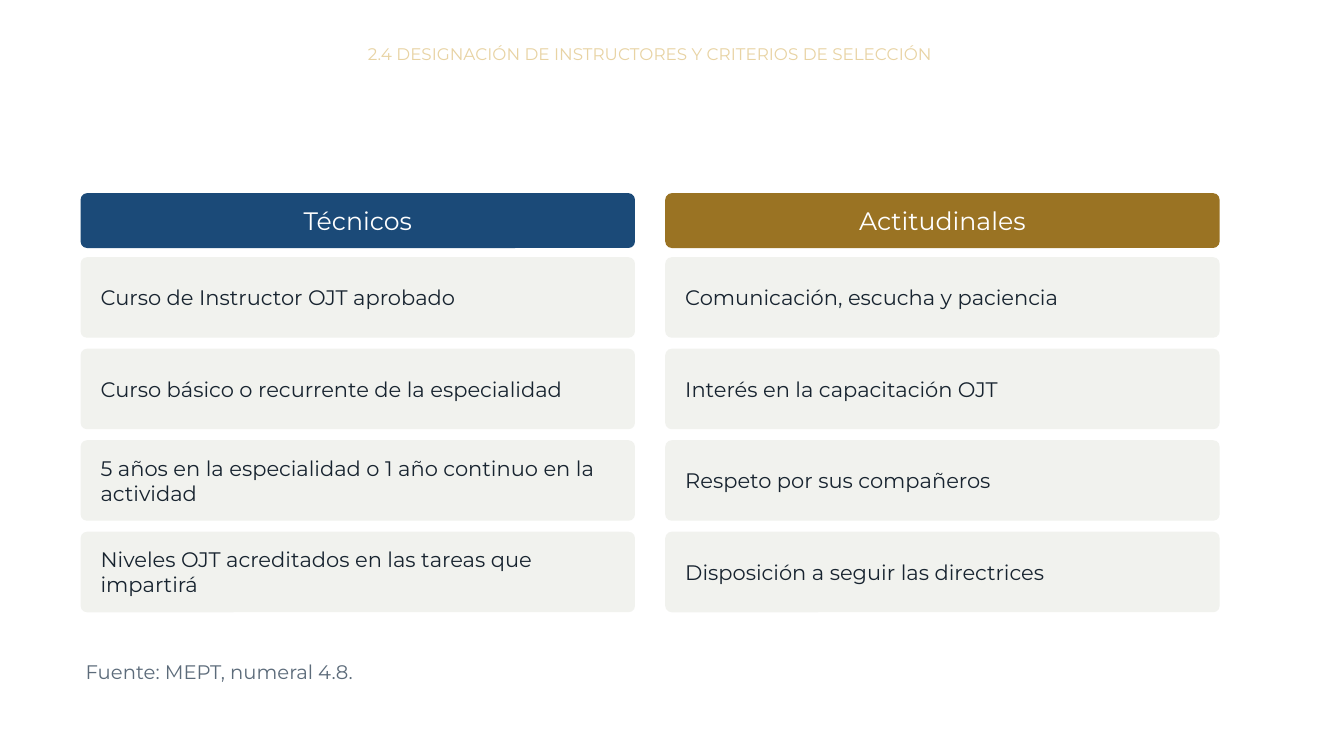
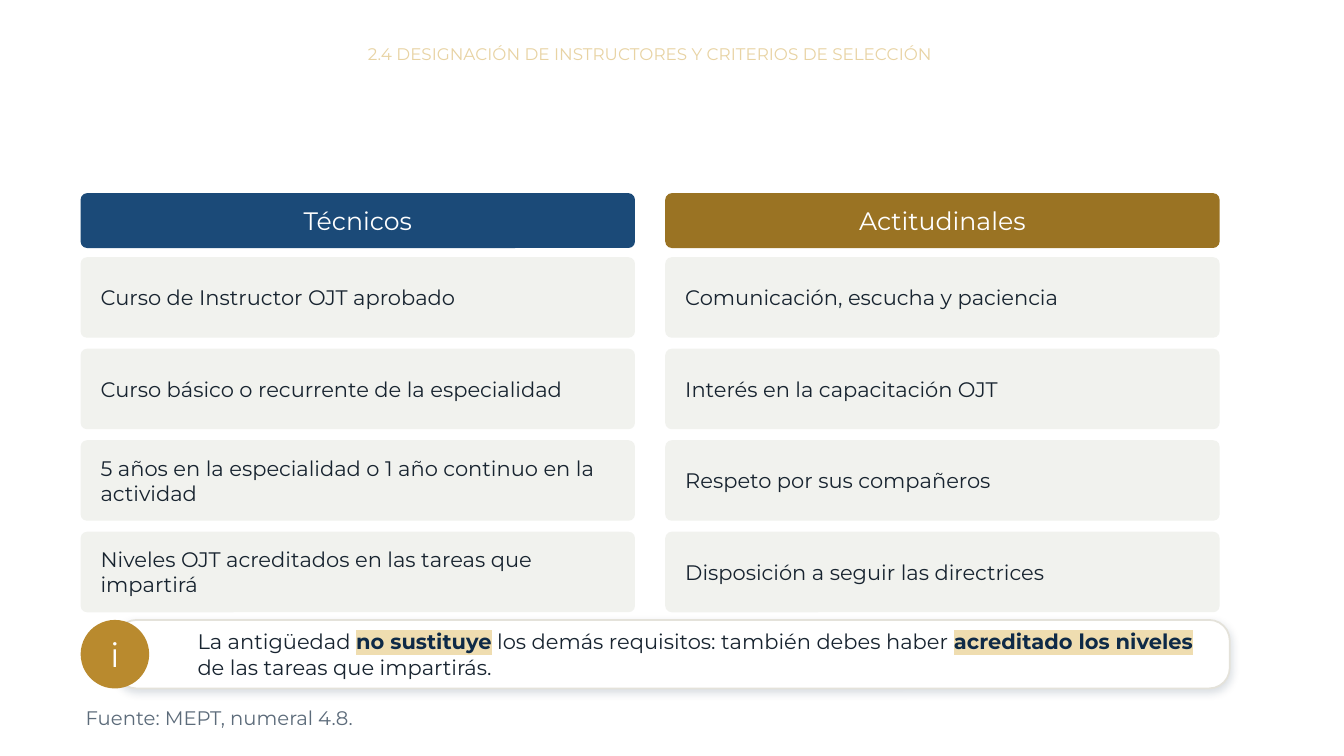
Before and after one commit to jmfigueroah01-creator/Curso-MEPT-OJT, a slide deck: slide 23 of modulo2.pptx (slide 16 before the commit). Drawn at 1344x756 pixels with LibreOffice and Linux fonts; fonts in the diff are those of the drawing; background and template pictures are left out. Boxes give left, top, right and bottom in pixels: in the first picture for what was removed or moved away, otherwise in the second. Text is boxed around its words. In the diff, an @@ line names an element or a change of style, - is before the commit and + after.

```diff
--- a/modulo2.pptx
+++ b/modulo2.pptx
@@ ellipse added at bbox=[81, 620, 149, 689], fill #B98A2E, 24 pt, text #FFFFFF @@
+i
@@ rounded rectangle added at bbox=[116, 620, 1230, 689], fill #FFFFFF, outline #E4E2DA 1.25 pt, 15 pt, text #182430 @@
+La antigüedad no sustituye los demás requisitos: también debes haber acreditado los niveles de las tareas que impartirás.
@@ text "Fuente: MEPT, numeral 4.8.": place and size @@
-text "Fuente: MEPT, numeral 4.8." at bbox=[86, 664, 353, 682]
+text "Fuente: MEPT, numeral 4.8." at bbox=[86, 710, 353, 728]
```
Also in this commit, not shown: 5 other slides changed, 8 slides added, 1 other file.
